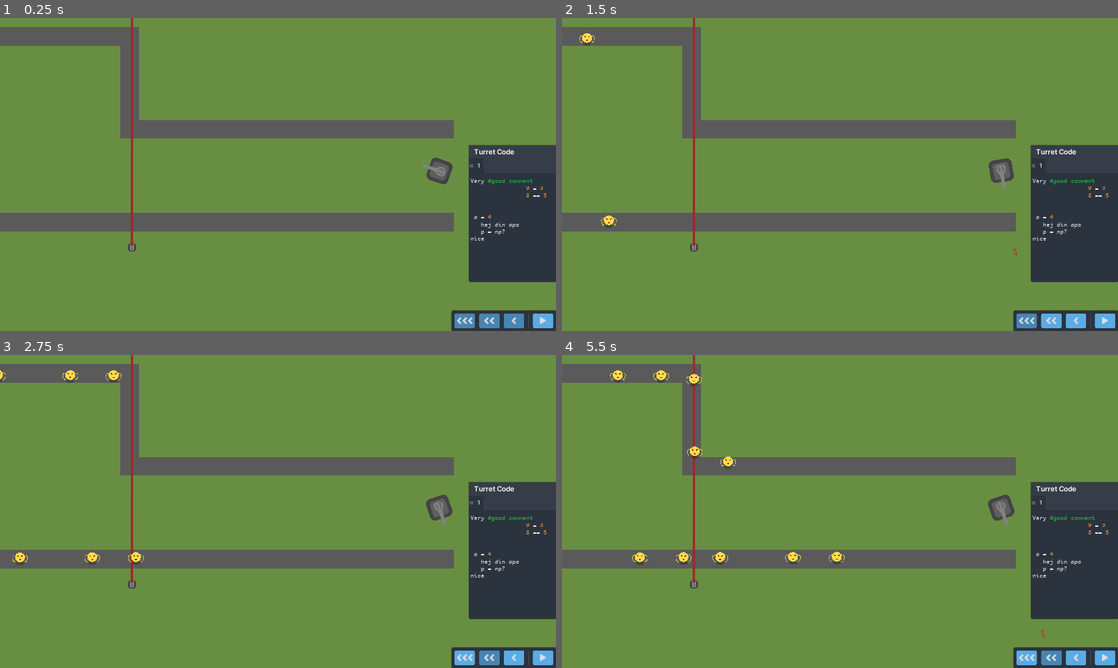
Above: before the commit, frames 1-4 (two rows, left to right).
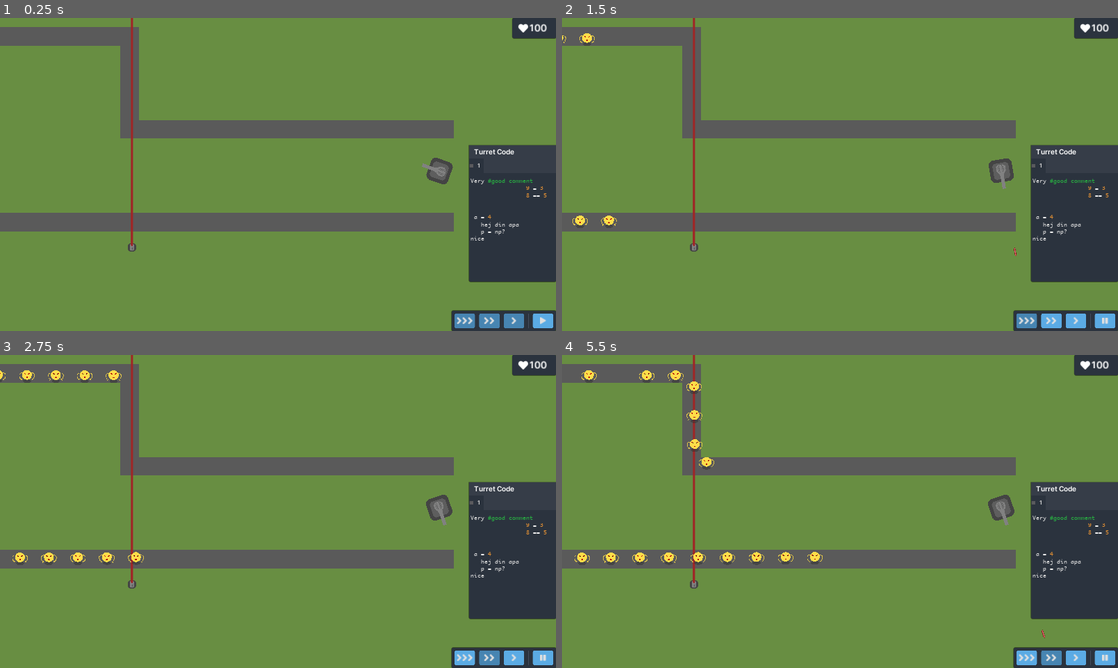
Above: after the commit, the same moments.

Repository: Latiang/tower-defense-godot
Game: Godot game, scene res://objects/Main.tscn
The game is run twice, just before and just after one commit, with the same random seed, the same clock (stepped at 60 frames per second) and the same inputs.
Inputs (mouse positions are in pixels of both pictures, inside the frame that each line leads up to):
- Up to frame 1 (0.25 s): no input
- Up to frame 2 (1.5 s): click "" at 0.5 s; click "" (after the commit: "") at 1.25 s
- Up to frame 3 (2.75 s): click "" (after the commit: "") at 2 s
- Up to frame 4 (5.5 s): click "" (after the commit: "") at 2.75 s; click (1106, 658) at 3.5 s, where only the run after the commit has a clickable ""; click "" (after the commit: "") at 4.25 s; click "" (after the commit: "") at 5 s

The runs differ from the first frame. In frame 1, 0.6% of the frame differs, in the area x 82-100%, y 0-98%; in frame 2, 0.7%; in frame 3, 1.0%; in frame 4, 1.8%, in the area x 2-100%, y 0-98%.

Commit message:
Add pause button to level controls and fix a bug connected to modifying timescale of Mob Spawning

Diff:
--- a/src/objects/BaseLevel.gd
+++ b/src/objects/BaseLevel.gd
@@ -25,9 +25,10 @@
 
 func set_time_scale(new_time_scale):
 	time_scale = new_time_scale
-	for child in self.get_children():
-		if child.is_in_group("Turret") || child.is_in_group("MobPath"):
-			child.update_time_scale(new_time_scale)
+	if wave_started:
+		for child in self.get_children():
+			if child.is_in_group("Turret") || child.is_in_group("MobPath"):
+				child.update_time_scale(new_time_scale)
 
 func update_scaling():
 	pass
--- a/src/objects/Enemy.gd
+++ b/src/objects/Enemy.gd
@@ -1,7 +1,9 @@
 extends PathFollow2D
 
+signal base_damage(amount)
 
-export (float) var SPEED = 100
+export (float) var speed= 100
+export (int) var damage = 1
 
 var speed_multiplier = 1
 
@@ -11,13 +13,14 @@
 
 # Called every frame.
 func _physics_process(delta):
-	offset += SPEED * delta * speed_multiplier # Move along the parent Path2D
+	offset += speed * delta * speed_multiplier # Move along the parent Path2D
 
 	if unit_offset >= 1:
 		path_finished()
 
 # Reached end of path. Remove
 func path_finished():
+	emit_signal("base_damage", damage)
 	queue_free()
 
 # Collision with bullet. Remove
--- a/src/objects/GUI.gd
+++ b/src/objects/GUI.gd
@@ -8,6 +8,7 @@
 # var a = 2
 # var b = "text"
 
+var wave_started = false
 
 # Called when the node enters the scene tree for the first time.
 func _ready():
@@ -19,30 +20,56 @@
 
 # Start button pressed, signal to start wave
 func _on_StartButton_pressed():
-	emit_signal("start_wave")
-	enable_speed_buttons()
+	if !wave_started:
+		emit_signal("start_wave")
+		enable_speed_buttons()
+	_on_Speed1Button_pressed()
 
 # Reset the gui
 func reset():
 	$CodeWindow.reset()
+	wave_started = false
+	disable_speed_buttons()
+	show_pause_button(false)
 
+# Update the health indicator
+func update_health(health):
+	$HealthPanel/MarginContainer/HBoxContainer/HealthLabel.text = str(health)
 
 func _on_Speed1Button_pressed():
 	enable_speed_buttons()
-	$LevelButtonsPanel/MarginContainer/HBoxContainer/Speed1Button.disabled = true
+	$LevelControlsPanel/MarginContainer/HBoxContainer/Speed1Button.disabled = true
 	emit_signal("update_time_scale", 1)
+	show_pause_button(true)
 
 func _on_Speed2Button_pressed():
 	enable_speed_buttons()
-	$LevelButtonsPanel/MarginContainer/HBoxContainer/Speed2Button.disabled = true
+	$LevelControlsPanel/MarginContainer/HBoxContainer/Speed2Button.disabled = true
 	emit_signal("update_time_scale", 2)
+	show_pause_button(true)
 
 func _on_Speed3Button_pressed():
 	enable_speed_buttons()
-	$LevelButtonsPanel/MarginContainer/HBoxContainer/Speed3Button.disabled = true
+	$LevelControlsPanel/MarginContainer/HBoxContainer/Speed3Button.disabled = true
 	emit_signal("update_time_scale", 3)
+	show_pause_button(true)
+
+func _on_PauseButton2_pressed():
+	enable_speed_buttons()
+	emit_signal("update_time_scale", 0.001)
+	# Enable play button instead
+	show_pause_button(false)
 
 func enable_speed_buttons():
-	$LevelButtonsPanel/MarginContainer/HBoxContainer/Speed1Button.disabled = false
-	$LevelButtonsPanel/MarginContainer/HBoxContainer/Speed2Button.disabled = false
-	$LevelButtonsPanel/MarginContainer/HBoxContainer/Speed3Button.disabled = false
+	$LevelControlsPanel/MarginContainer/HBoxContainer/Speed1Button.disabled = false
+	$LevelControlsPanel/MarginContainer/HBoxContainer/Speed2Button.disabled = false
+	$LevelControlsPanel/MarginContainer/HBoxContainer/Speed3Button.disabled = false
+
+func disable_speed_buttons():
+	$LevelControlsPanel/MarginContainer/HBoxContainer/Speed1Button.disabled = true
+	$LevelControlsPanel/MarginContainer/HBoxContainer/Speed2Button.disabled = true
+	$LevelControlsPanel/MarginContainer/HBoxContainer/Speed3Button.disabled = true
+
+func show_pause_button(show_pause):
+	$LevelControlsPanel/MarginContainer/HBoxContainer/StartButton.visible = !show_pause
+	$LevelControlsPanel/MarginContainer/HBoxContainer/PauseButton.visible = show_pause
--- a/src/objects/GUI.tscn
+++ b/src/objects/GUI.tscn
@@ -1,9 +1,10 @@
-[gd_scene load_steps=7 format=2]
+[gd_scene load_steps=10 format=2]
 
 [ext_resource path="res://assets/GUITheme.tres" type="Theme" id=1]
 [ext_resource path="res://objects/CodeWindow.tscn" type="PackedScene" id=2]
 [ext_resource path="res://objects/GUI.gd" type="Script" id=3]
 [ext_resource path="res://assets/fonts/fa-solid-900.ttf" type="DynamicFontData" id=4]
+[ext_resource path="res://assets/fonts/Inter-SemiBold-slnt=0.ttf" type="DynamicFontData" id=5]
 
 [sub_resource type="DynamicFont" id=2]
 size = 40
@@ -14,6 +15,16 @@
 size = 25
 use_filter = true
 font_data = ExtResource( 4 )
+
+[sub_resource type="DynamicFont" id=4]
+size = 35
+use_filter = true
+font_data = ExtResource( 4 )
+
+[sub_resource type="DynamicFont" id=3]
+size = 35
+use_filter = true
+font_data = ExtResource( 5 )
 
 [node name="GUI" type="CanvasLayer"]
 script = ExtResource( 3 )
@@ -28,7 +39,7 @@
 margin_right = 0.0
 margin_bottom = 200.0
 
-[node name="LevelButtonsPanel" type="PanelContainer" parent="."]
+[node name="LevelControlsPanel" type="PanelContainer" parent="."]
 anchor_left = 1.0
 anchor_top = 1.0
 anchor_right = 1.0
@@ -41,7 +52,7 @@
 "_edit_use_anchors_": false
 }
 
-[node name="MarginContainer" type="MarginContainer" parent="LevelButtonsPanel"]
+[node name="MarginContainer" type="MarginContainer" parent="LevelControlsPanel"]
 margin_right = 360.0
 margin_bottom = 70.0
 custom_constants/margin_right = 10
@@ -49,7 +60,7 @@
 custom_constants/margin_left = 10
 custom_constants/margin_bottom = 10
 
-[node name="HBoxContainer" type="HBoxContainer" parent="LevelButtonsPanel/MarginContainer"]
+[node name="HBoxContainer" type="HBoxContainer" parent="LevelControlsPanel/MarginContainer"]
 margin_left = 10.0
 margin_top = 10.0
 margin_right = 350.0
@@ -62,19 +73,19 @@
 "_edit_use_anchors_": false
 }
 
-[node name="Speed3Button" type="Button" parent="LevelButtonsPanel/MarginContainer/HBoxContainer"]
+[node name="Speed3Button" type="Button" parent="LevelControlsPanel/MarginContainer/HBoxContainer"]
 margin_right = 70.0
 margin_bottom = 50.0
 rect_min_size = Vector2( 70, 50 )
 theme = ExtResource( 1 )
 custom_fonts/font = SubResource( 2 )
 disabled = true
-text = ""
+text = ""
 __meta__ = {
 "_edit_use_anchors_": false
 }
 
-[node name="Speed2Button" type="Button" parent="LevelButtonsPanel/MarginContainer/HBoxContainer"]
+[node name="Speed2Button" type="Button" parent="LevelControlsPanel/MarginContainer/HBoxContainer"]
 margin_left = 85.0
 margin_right = 155.0
 margin_bottom = 50.0
@@ -82,12 +93,12 @@
 theme = ExtResource( 1 )
 custom_fonts/font = SubResource( 2 )
 disabled = true
-text = ""
+text = ""
 __meta__ = {
 "_edit_use_anchors_": false
 }
 
-[node name="Speed1Button" type="Button" parent="LevelButtonsPanel/MarginContainer/HBoxContainer"]
+[node name="Speed1Button" type="Button" parent="LevelControlsPanel/MarginContainer/HBoxContainer"]
 margin_left = 170.0
 margin_right = 240.0
 margin_bottom = 50.0
@@ -95,18 +106,18 @@
 theme = ExtResource( 1 )
 custom_fonts/font = SubResource( 2 )
 disabled = true
-text = ""
+text = ""
 __meta__ = {
 "_edit_use_anchors_": false
 }
 
-[node name="VSeparator" type="VSeparator" parent="LevelButtonsPanel/MarginContainer/HBoxContainer"]
+[node name="VSeparator" type="VSeparator" parent="LevelControlsPanel/MarginContainer/HBoxContainer"]
 margin_left = 255.0
 margin_right = 255.0
 margin_bottom = 50.0
 custom_constants/separation = 0
 
-[node name="StartButton" type="Button" parent="LevelButtonsPanel/MarginContainer/HBoxContainer"]
+[node name="StartButton" type="Button" parent="LevelControlsPanel/MarginContainer/HBoxContainer"]
 margin_left = 270.0
 margin_right = 340.0
 margin_bottom = 50.0
@@ -117,7 +128,61 @@
 __meta__ = {
 "_edit_use_anchors_": false
 }
-[connection signal="pressed" from="LevelButtonsPanel/MarginContainer/HBoxContainer/Speed3Button" to="." method="_on_Speed3Button_pressed"]
-[connection signal="pressed" from="LevelButtonsPanel/MarginContainer/HBoxContainer/Speed2Button" to="." method="_on_Speed2Button_pressed"]
-[connection signal="pressed" from="LevelButtonsPanel/MarginContainer/HBoxContainer/Speed1Button" to="." method="_on_Speed1Button_pressed"]
-[connection signal="pressed" from="LevelButtonsPanel/MarginContainer/HBoxContainer/StartButton" to="." method="_on_StartButton_pressed"]
+
+[node name="PauseButton" type="Button" parent="LevelControlsPanel/MarginContainer/HBoxContainer"]
+visible = false
+margin_left = 270.0
+margin_right = 340.0
+margin_bottom = 50.0
+rect_min_size = Vector2( 70, 50 )
+theme = ExtResource( 1 )
+custom_fonts/font = SubResource( 1 )
+text = ""
+__meta__ = {
+"_edit_use_anchors_": false
+}
+
+[node name="HealthPanel" type="PanelContainer" parent="."]
+anchor_left = 1.0
+anchor_right = 1.0
+margin_left = -150.0
+margin_bottom = 70.0
+rect_min_size = Vector2( 150, 70 )
+theme = ExtResource( 1 )
+__meta__ = {
+"_edit_use_anchors_": false
+}
+
+[node name="MarginContainer" type="MarginContainer" parent="HealthPanel"]
+margin_right = 150.0
+margin_bottom = 70.0
+rect_min_size = Vector2( 0, 70 )
+custom_constants/margin_right = 20
+custom_constants/margin_left = 20
+
+[node name="HBoxContainer" type="HBoxContainer" parent="HealthPanel/MarginContainer"]
+margin_left = 20.0
+margin_right = 130.0
+margin_bottom = 70.0
+rect_min_size = Vector2( 0, 70 )
+
+[node name="HeartLabel" type="Label" parent="HealthPanel/MarginContainer/HBoxContainer"]
+margin_top = 17.0
+margin_right = 35.0
+margin_bottom = 53.0
+custom_fonts/font = SubResource( 4 )
+text = ""
+
+[node name="HealthLabel" type="Label" parent="HealthPanel/MarginContainer/HBoxContainer"]
+margin_left = 39.0
+margin_right = 102.0
+margin_bottom = 70.0
+rect_min_size = Vector2( 0, 70 )
+custom_fonts/font = SubResource( 3 )
+text = "100"
+valign = 1
+[connection signal="pressed" from="LevelControlsPanel/MarginContainer/HBoxContainer/Speed3Button" to="." method="_on_Speed3Button_pressed"]
+[connection signal="pressed" from="LevelControlsPanel/MarginContainer/HBoxContainer/Speed2Button" to="." method="_on_Speed2Button_pressed"]
+[connection signal="pressed" from="LevelControlsPanel/MarginContainer/HBoxContainer/Speed1Button" to="." method="_on_Speed1Button_pressed"]
+[connection signal="pressed" from="LevelControlsPanel/MarginContainer/HBoxContainer/StartButton" to="." method="_on_StartButton_pressed"]
+[connection signal="pressed" from="LevelControlsPanel/MarginContainer/HBoxContainer/PauseButton" to="." method="_on_PauseButton2_pressed"]
--- a/src/objects/Main.gd
+++ b/src/objects/Main.gd
@@ -1,6 +1,8 @@
 extends Node
 
 var current_level = false
+
+var health = 100
 
 func _ready():
 	load_level("TestLevel1")
@@ -19,6 +21,7 @@
 
 # Load a level by name. Connects the required signals and so on
 func load_level(name):
+	health = 100
 	$GUI.reset()
 	print("Loading level: %s" % name)
 	if current_level:
@@ -41,6 +44,11 @@
 
 func _on_Level_level_complete():
 	print("Win condition for level reached")
+	$GUI.reset()
 
 func _on_GUI_update_time_scale(new_time_scale):
 	current_level.set_time_scale(new_time_scale)
+
+func _on_Level_base_damage(damage):
+	health -= damage
+	$GUI.update_health(health)
--- a/src/objects/MobPath.gd
+++ b/src/objects/MobPath.gd
@@ -16,16 +16,23 @@
 func spawn():
 	var mob = preload("res://objects/Enemy.tscn").instance()
 	mob.speed_multiplier = time_scale
+	mob.connect("base_damage", get_parent().get_parent(), "_on_Level_base_damage")
 	add_child(mob)
 
 func _on_SpawnTick_timeout():
 	$SpawningBehaviour.handle_spawn_event()
 
 func update_time_scale(new_time_scale):
+	# Modify SpawnTimer if active
+	if $SpawningBehaviour/SpawnTimer.time_left > 0:
+		var new_time = $SpawningBehaviour/SpawnTimer.time_left * (float(time_scale) / new_time_scale)
+		$SpawningBehaviour/SpawnTimer.start(new_time)
 	time_scale = new_time_scale
+	# Modify spawned enemies
 	for child in self.get_children():
 		if child.is_in_group("Enemy"):
 			child.speed_multiplier = new_time_scale
 
+
 func _on_SpawningBehaviour_spawning_complete():
 	spawning_complete = true
--- a/src/objects/SpawningBehaviour.gd
+++ b/src/objects/SpawningBehaviour.gd
@@ -43,7 +43,7 @@
 		print("Wave complete (%s)" % get_parent().BehaviourFile)
 	else: # Prepare for next mob
 		if spawn_object.time > 0:
-			$SpawnTimer.start(spawn_object.time)
+			$SpawnTimer.start(spawn_object.time / get_parent().time_scale)
 		else:
 			handle_spawn_event()
 
--- a/src/objects/Turret.gd
+++ b/src/objects/Turret.gd
@@ -60,7 +60,8 @@
 	return $ProgrammableBehaviour/CodeInterpreter.code_source
 
 func update_time_scale(new_time_scale):
-	if !$ProgrammableBehaviour.locked:
-		$ProgrammableBehaviour/LockTimer.start($ProgrammableBehaviour/LockTimer.time_left * (float(time_scale) / new_time_scale))
+	if $ProgrammableBehaviour.locked:
+		var new_time = $ProgrammableBehaviour/LockTimer.time_left * (float(time_scale) / new_time_scale)
+		$ProgrammableBehaviour/LockTimer.start(new_time)
 	time_scale = new_time_scale
 	$Gun.update_bullet_speeds(new_time_scale)
